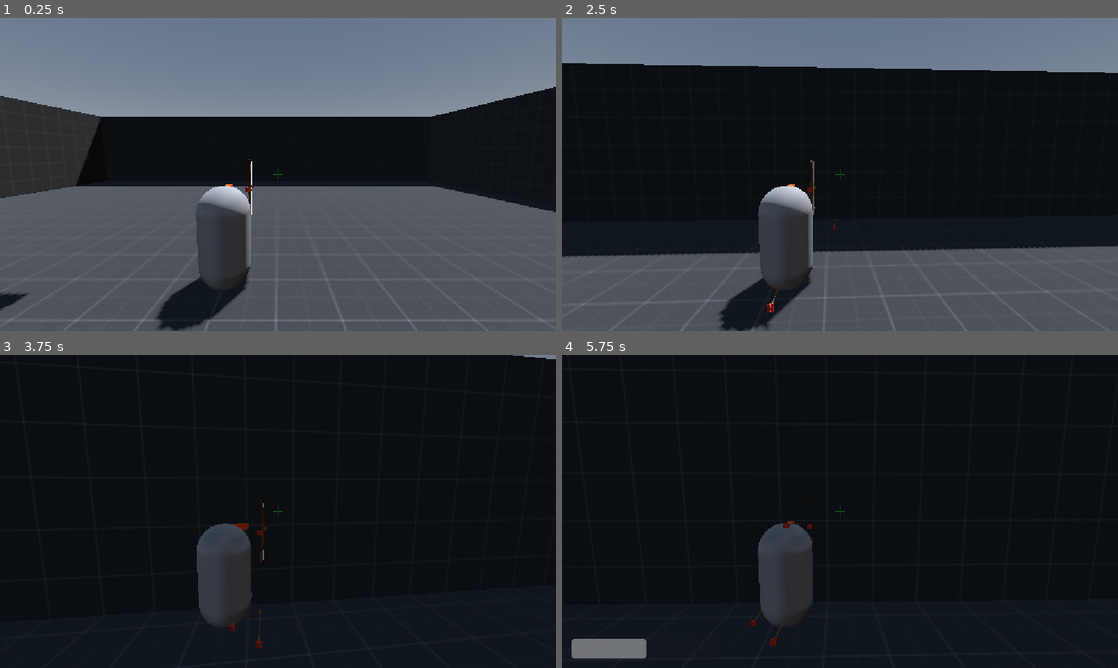
Above: before the commit, frames 1-4 (two rows, left to right).
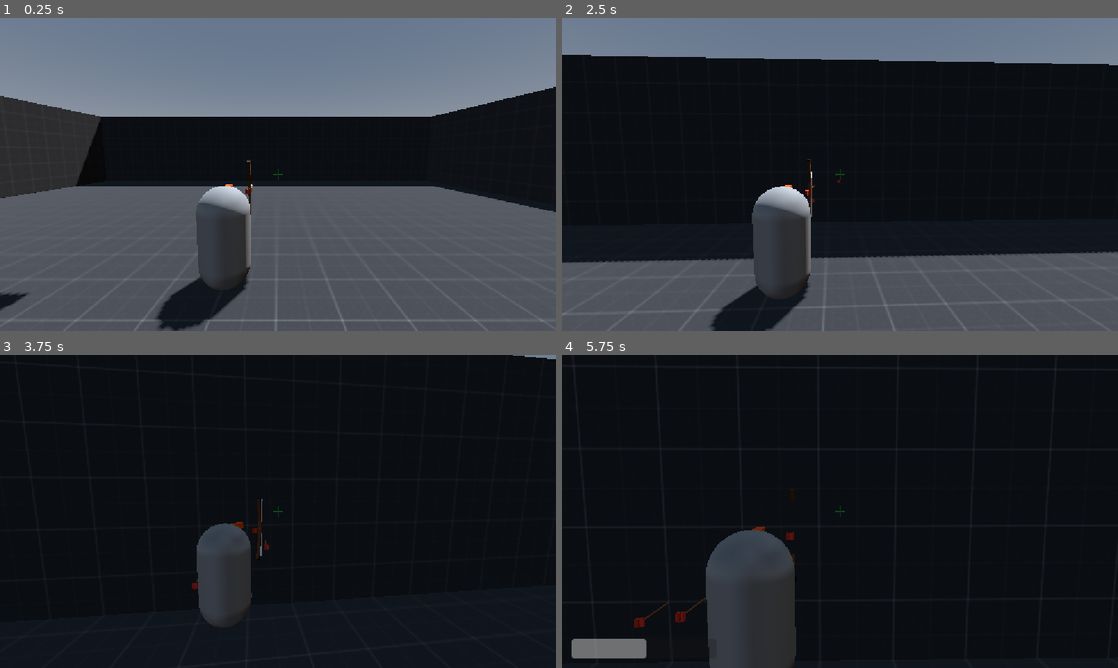
Above: after the commit, the same moments.

Repository: alavanzasp-code/IJStudio
Game: Godot game, scene res://Test Area (World)/test_area.tscn
Same seed, same stepped clock (60 frames per second), same inputs: the game is played once before the commit and once after it.
Inputs (mouse positions are in pixels of both pictures, inside the frame that each line leads up to):
- Up to frame 1 (0.25 s): no input
- Up to frame 2 (2.5 s): tap Enter at 0.5 s; move the mouse to (867, 174) at 0.52 s; press the mouse at (867, 174) at 0.53 s; hold W (up) from 0.53 s (still down); tap Space (jump) at 0.77, 1.52 s; tap Ctrl (slide) at 0.8, 1.35 s; move the mouse to (812, 174) at 1.27 s; release the mouse at (812, 174) at 1.28 s; click (812, 174) at 1.42 s; tap Shift (sprint) at 1.55 s; move the mouse to (851, 168) at 2.02 s; hold Shift (sprint) from 2.03 s (still down); click (851, 168) at 2.17 s; right-click (851, 168) at 2.3 s
- Up to frame 3 (3.75 s): keep holding W (up); move the mouse to (272, 517) at 2.77 s; release Shift (sprint) at 2.78 s; right-click (272, 517) at 2.85 s; tap Space (jump) at 3.02 s; click (272, 517) at 3.05 s; move the mouse to (316, 514) at 3.52 s; tap F (grapple) at 3.6 s; click (316, 514) at 3.67 s
- Up to frame 4 (5.75 s): keep holding W (up); tap Space (jump) at 3.77, 4.52 s; tap Ctrl (slide) at 3.8, 5.1 s; move the mouse to (795, 508) at 4.27 s; click (795, 508) at 4.35 s; tap Shift (sprint) at 4.55 s; move the mouse to (845, 511) at 5.02 s; hold Right mouse button (aim, bound only after the commit) from 5.03 s (still down); click (845, 511) at 5.17 s

The runs differ from the first frame. In frame 1, less than 0.1% of the frame differs, in the area x 44-46%, y 45-63%; in frame 2, 5.9%; in frame 3, 0.3%; in frame 4, 6.1%, in the area x 2-100%, y 3-100%.

Commit message:
fixed bow and arrow logic

Diff:
--- a/Character (Player Test Sub)/player_(test).gd
+++ b/Character (Player Test Sub)/player_(test).gd
@@ -137,13 +137,17 @@
 		var base_speed := sprint_speed if is_sprinting_now else walk_speed
 		var build := sprint_accel if is_sprinting_now else acceleration
 
-		# Full character rotation — the model turns to face where it's going
-		var facing_yaw: float = atan2(-wish_dir.x, -wish_dir.z)
-		rotation.y = lerp_angle(
-			rotation.y,
-			facing_yaw,
-			clampf(facing_turn_speed * delta, 0.0, 1.0),
-		)
+		# Full character rotation — the model turns to face where it's going.
+		# While aiming/shooting the bow drives the facing onto the crosshair, so
+		# the body must not keep swinging toward the movement direction (that
+		# made the bow jerk around while strafing).
+		if not _is_fighting_stance():
+			var facing_yaw: float = atan2(-wish_dir.x, -wish_dir.z)
+			rotation.y = lerp_angle(
+				rotation.y,
+				facing_yaw,
+				clampf(facing_turn_speed * delta, 0.0, 1.0),
+			)
 
 		# Direction changes keep their momentum instead of restarting a ramp:
 		# a hard brake flips full reversals in under a second, and a strong
@@ -176,6 +180,14 @@
 
 func is_sprinting() -> bool:
 	return Input.is_action_pressed("sprint")
+
+
+# True while the bow is aimed or being drawn — the body stays locked onto the
+# crosshair instead of turning with the movement direction.
+func _is_fighting_stance() -> bool:
+	if Input.get_mouse_mode() != Input.MOUSE_MODE_CAPTURED:
+		return false
+	return Input.is_action_pressed("aim") or Input.is_action_pressed("shoot")
 
 
 func raycast_grapple() -> Dictionary:
--- a/Test Area (World)/camera_settings.gd
+++ b/Test Area (World)/camera_settings.gd
@@ -4,6 +4,7 @@
 @export_range(1.0, 89.0, 1.0) var max_pitch_degrees := 85.0
 @export var base_fov := 75.0
 @export var max_fov := 100.0
+@export var aim_fov := 50.0
 @export var fov_lerp_speed := 8.0
 @export var camera_margin := 0.2
 @export var min_camera_distance := 0.4
@@ -54,6 +55,8 @@
 		var speed := Vector3(character.velocity.x, 0, character.velocity.z).length()
 		var normalized := clampf(speed / 30.0, 0.0, 1.0)
 		target_fov = lerpf(base_fov, max_fov, normalized * normalized)
+	if Input.is_action_pressed("aim") and Input.get_mouse_mode() == Input.MOUSE_MODE_CAPTURED:
+		target_fov = aim_fov
 	camera_3d.fov = lerpf(camera_3d.fov, target_fov, fov_lerp_speed * delta)
 
 	apply_camera_collision()
--- a/Weapons/arrow_(test).gd
+++ b/Weapons/arrow_(test).gd
@@ -2,7 +2,7 @@
 extends RigidBody3D
 
 @export var lifetime := 20.0
-@export var arrow_gravity := 0.9
+@export var arrow_gravity := 0.4
 
 var _frozen := false
 
@@ -14,6 +14,13 @@
 	continuous_cd = true
 	gravity_scale = arrow_gravity
 	body_entered.connect(_on_body_entered)
+
+	# Arrows never collide with each other — otherwise volleys clump into an
+	# arrow train mid-air and pile into stacks on impact.
+	add_to_group("arrow")
+	for other: Node in get_tree().get_nodes_in_group("arrow"):
+		if other != self:
+			add_collision_exception_with(other)
 
 	var col := get_node_or_null("CollisionShape3D")
 	if col is CollisionShape3D:
@@ -81,8 +88,10 @@
 	state.transform = t
 
 
-func _on_body_entered(_body: Node) -> void:
+func _on_body_entered(body: Node) -> void:
 	if _frozen:
+		return
+	if body is Arrow:
 		return
 	_frozen = true
 	freeze = true
--- a/Weapons/bow_(test).gd
+++ b/Weapons/bow_(test).gd
@@ -4,8 +4,11 @@
 const ARROW_SCENE: PackedScene = preload("res://Weapons/arrow_(test).tscn")
 
 @export var draw_time := 0.55
-@export var arrow_speed := 26.0
+@export var arrow_min_speed := 22.0
+@export var arrow_max_speed := 55.0
 @export_range(0.0, 1.0, 0.01) var min_charge := 0.4
+@export var aim_turn_speed := 15.0
+@export var aim_rotate_speed := 20.0
 
 var _draw := 0.0
 var _string: MeshInstance3D
@@ -35,24 +38,38 @@
 
 
 func _physics_process(delta: float) -> void:
-	var drawing := (
-		Input.is_action_pressed("shoot")
-		and Input.get_mouse_mode() == Input.MOUSE_MODE_CAPTURED
-	)
+	var mouse_captured := Input.get_mouse_mode() == Input.MOUSE_MODE_CAPTURED
+	var aiming := Input.is_action_pressed("aim") and mouse_captured
+	var shooting := Input.is_action_pressed("shoot") and mouse_captured
 
-	if drawing:
+	if shooting:
 		_draw = clampf(_draw + delta / draw_time, 0.0, 1.0)
 	elif _draw > 0.0:
 		fire()
 		_draw = 0.0
 
-	_aim_bow()
+	if aiming or shooting:
+		var dir: Vector3 = _aim_ray().normal
+		_rotate_player_toward(dir, delta)
+		_orient_bow(dir, delta)
+	else:
+		_reset_bow_local()
+
 	_update_draw_visual(delta)
 
 
 func fire() -> void:
-	var dir := -global_transform.basis.z
-	var origin := global_position + dir * 0.12
+	var ray := _aim_ray()
+	var dir: Vector3 = ray.normal
+
+	# Snap the player and bow onto the cursor so the shot leaves true.
+	_rotate_player_toward(dir, 1.0)
+	_orient_bow(dir, 1.0)
+
+	# Spawn the arrow ON the crosshair ray (just ahead of the bow). The bow's
+	# own offset — which grows while moving/turning — would otherwise shift the
+	# whole trajectory off the crosshair.
+	var origin: Vector3 = ray.origin + dir * (maxf((global_position - ray.origin).length(), 1.2) + 0.5)
 
 	var arrow: RigidBody3D = ARROW_SCENE.instantiate()
 	get_tree().current_scene.add_child(arrow)
@@ -65,20 +82,50 @@
 		arrow.add_collision_exception_with(_player)
 
 	var charge := maxf(_draw, min_charge)
-	arrow.linear_velocity = dir * (arrow_speed * charge)
+	arrow.linear_velocity = dir * lerpf(arrow_min_speed, arrow_max_speed, charge)
 
 	if _camera_settings != null and _camera_settings.has_method("add_shake"):
 		_camera_settings.add_shake(0.05 + charge * 0.03)
 
 
-func _aim_bow() -> void:
-	var dir := -_camera.global_transform.basis.z
+func _aim_ray() -> Dictionary:
+	var center := _camera.get_viewport().get_visible_rect().size * 0.5
+	return {
+		"origin": _camera.project_ray_origin(center),
+		"normal": _camera.project_ray_normal(center),
+	}
+
+
+# Turn the player body so it (and the bow glued to it) faces the crosshair.
+func _rotate_player_toward(dir: Vector3, delta: float) -> void:
+	var flat := Vector3(dir.x, 0.0, dir.z)
+	if flat.length_squared() < 0.0001:
+		return
+	var target_yaw := atan2(-flat.x, -flat.z)
+	_player.rotation.y = lerp_angle(
+		_player.rotation.y,
+		target_yaw,
+		clampf(aim_turn_speed * delta, 0.0, 1.0),
+	)
+
+
+# Aim the bow itself along the crosshair direction.
+func _orient_bow(dir: Vector3, delta: float) -> void:
 	var up := Vector3.UP
 	if absf(dir.dot(Vector3.UP)) > 0.99:
 		up = Vector3.FORWARD
+	var target_basis := Basis.looking_at(dir, up)
+	var k := clampf(aim_rotate_speed * delta, 0.0, 1.0)
 	var t := global_transform
-	t.basis = Basis.looking_at(dir, up)
+	t.basis = global_transform.basis.slerp(target_basis, k)
 	global_transform = t
+
+
+# Rest state — the bow stays held along the player's facing, no self-rotation.
+func _reset_bow_local() -> void:
+	var t := transform
+	t.basis = Basis.IDENTITY
+	transform = t
 
 
 func _update_draw_visual(delta: float) -> void:
--- a/project.godot
+++ b/project.godot
@@ -72,6 +72,11 @@
 "events": [Object(InputEventMouseButton,"resource_local_to_scene":false,"resource_name":"","device":-1,"window_id":0,"a …(253 unchanged characters)…
 ]
 }
+aim={
+"deadzone": 0.2,
+"events": [Object(InputEventMouseButton,"resource_local_to_scene":false,"resource_name":"","device":-1,"window_id":0,"alt_pressed":false,"shift_pressed":false,"ctrl_pressed":false,"meta_pressed":false,"button_mask":0,"position":Vector2(0, 0),"global_position":Vector2(0, 0),"factor":1.0,"button_index":2,"canceled":false,"pressed":false,"double_click":false,"script":null)
+]
+}
 
 [layer_names]
 
